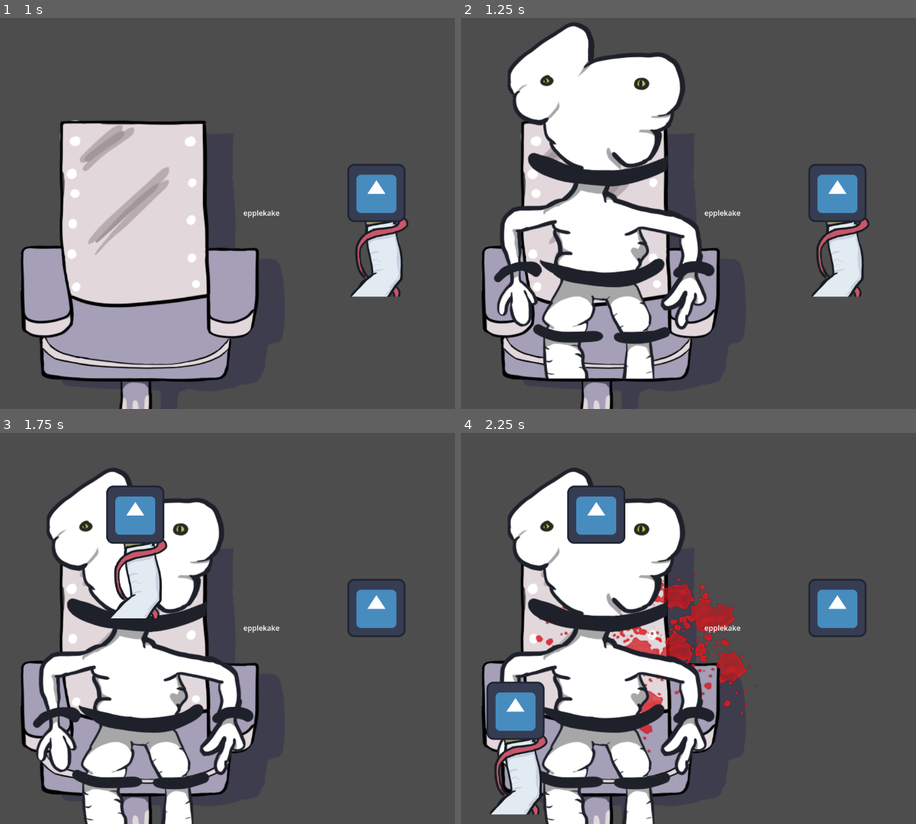
Above: before the commit, frames 1-4 (two rows, left to right).
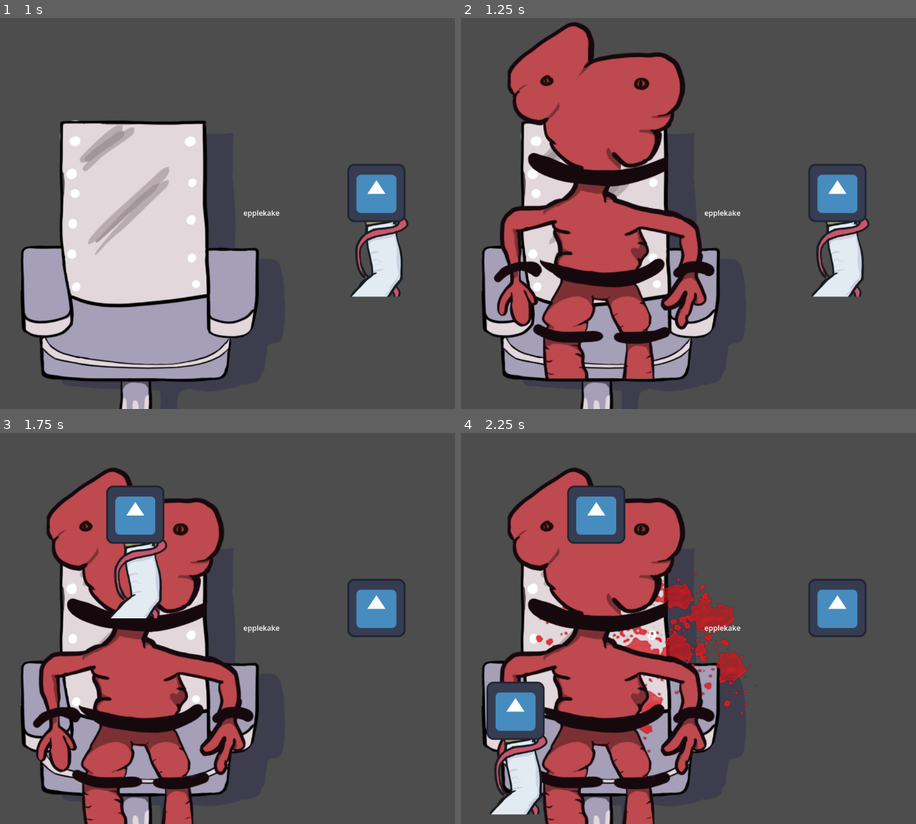
Above: after the commit, the same moments.

Repository: Slideshow776/Global-Game-Jam-2026
Game: Godot game, scene res://scenes/game.tscn
Two runs of this game, one before a commit and one after it. Both use one fixed random seed, a clock stepped at 60 frames per second and the inputs below. The engine's default icon, where the game draws it, is replaced by a stand-in: a white triangle on a blue panel in a dark square.
Inputs (mouse positions are in pixels of both pictures, inside the frame that each line leads up to):
- Up to frame 1 (1 s): tap Enter at 0.5, 0.6 s; move the mouse to (377, 193) at 0.52 s; click (377, 193) at 0.67 s
- Up to frame 2 (1.25 s): no input
- Up to frame 3 (1.75 s): move the mouse to (136, 515) at 1.27 s; tap F at 1.35 s; click (136, 515) at 1.42 s
- Up to frame 4 (2.25 s): tap Space at 2 s; move the mouse to (515, 710) at 2.02 s; tap Enter at 2.1 s; click (515, 710) at 2.17 s

Frame 1 is identical in both runs. In frame 2, 24% of the frame differs, in the area x 7-56%, y 1-93%; in frame 3, 21%; in frame 4, 21%.

Commit message:
Adjust colorization of mutant.gd

Diff:
--- a/scenes/mutant.gd
+++ b/scenes/mutant.gd
@@ -11,7 +11,7 @@
 	position.y = -1000
 
 	var mutantColor: Color = Color(randf_range(0.1, 1.0), randf_range(0.1, 1.0), randf_range(0.1, 1.0), 1)
-	self_modulate = mutantColor
+	modulate = mutantColor
 
 func _on_timer_timeout() -> void:
 
